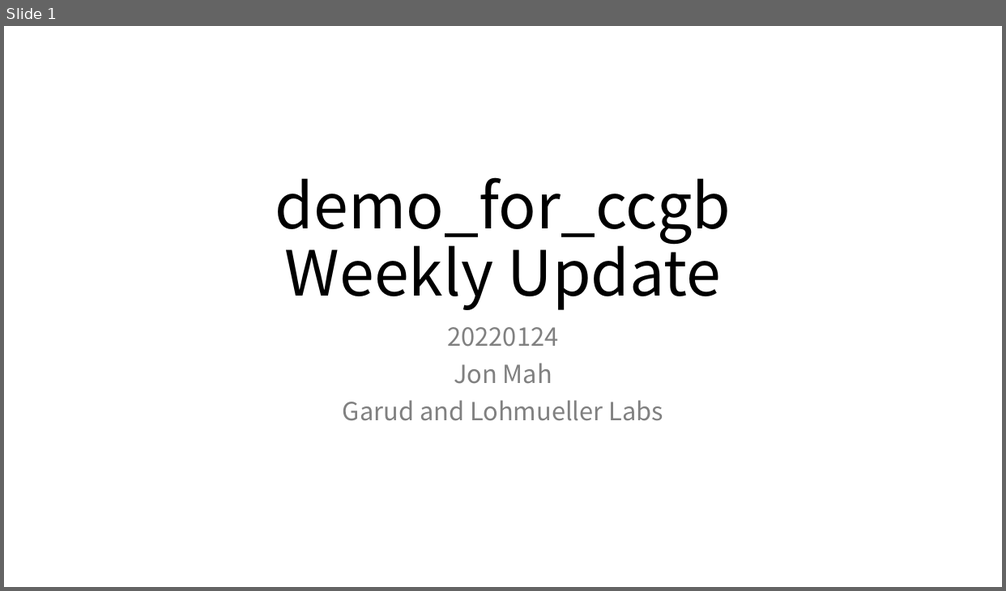
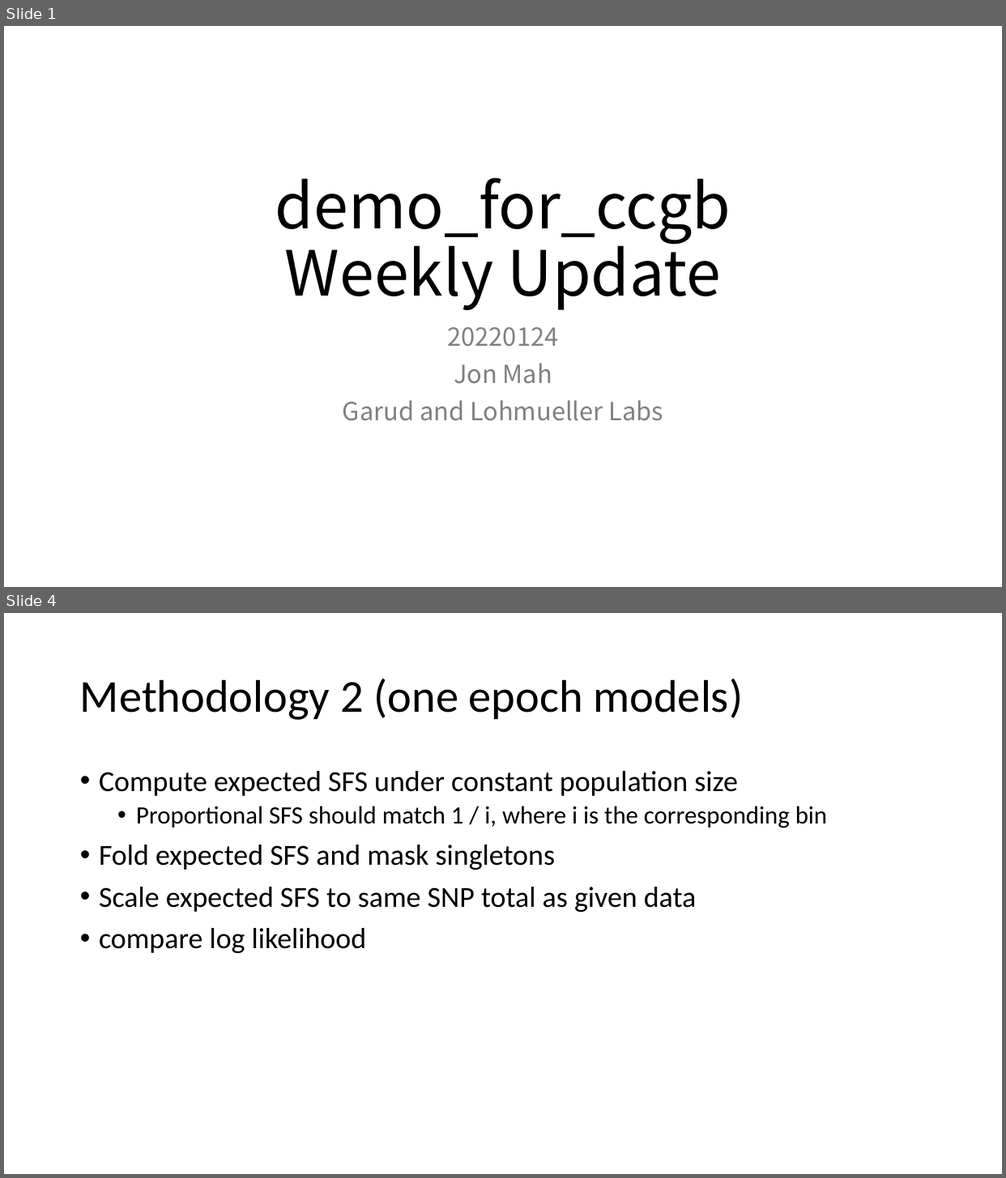
Before and after one commit to jon-mah/demo_for_ccgb, a slide deck: Summary/20220124_microbiome_demographic_slides.pptx. Shown one above the other, each under a label of ours: slide 1 before the commit, slides 1 and 4 after it; the slides between them are not shown. The pictures are 1006x591 and 1006x1178 pixels, drawn with LibreOffice and Linux fonts; fonts in the diff are those of the drawing. Boxes give left, top, right and bottom in pixels: in the first picture for what was removed or moved away, otherwise in the second. Text is boxed around its words. In the diff, an @@ line names an element or a change of style, - is before the commit and + after.

```diff
--- a/Summary/20220124_microbiome_demographic_slides.pptx
+++ b/Summary/20220124_microbiome_demographic_slides.pptx
@@ slide 4 added at box(4, 613, 1002, 1174), background #FFFFFF @@
@@ title added at box(80, 679, 744, 720), 44 pt, text #000000 @@
+Methodology 2 (one epoch models)
@@ text added at box(99, 771, 827, 953), 28 pt, text #000000 @@
+• Compute expected SFS under constant population size
+  • Proportional SFS should match 1 / i, where i is the corresponding bin
+• Fold expected SFS and mask singletons
+• Scale expected SFS to same SNP total as given data
+• compare log likelihood
```
Also in this commit, not shown: 1 slide changed, 2 other slides added, 1 slide removed.
